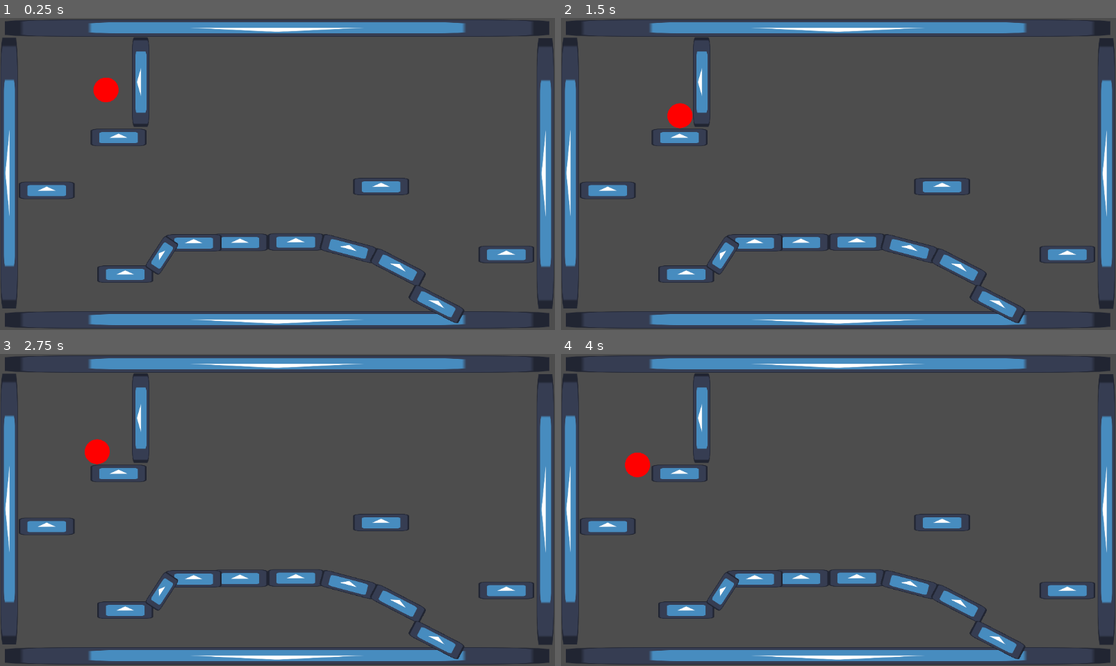
Above: before the commit, frames 1-4 (two rows, left to right).
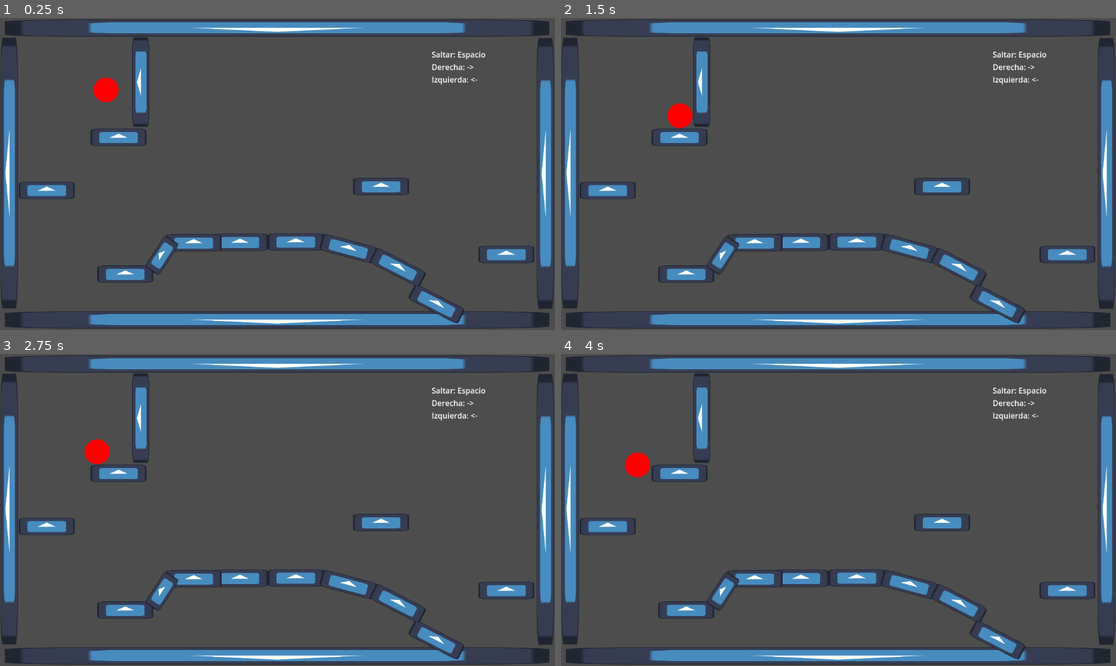
Above: after the commit, the same moments.

Repository: 4drian23/Reproducir-movimiento-en-Godot
Game: Godot game, scene res://Mundo/mundo.tscn
Two runs of this game, one before a commit and one after it. Both use one fixed random seed, a clock stepped at 60 frames per second and the inputs below. The engine's default icon, where the game draws it, is replaced by a stand-in: a white triangle on a blue panel in a dark square.
Inputs:
- Up to frame 1 (0.25 s): no input
- Up to frame 2 (1.5 s): tap Enter (ui_accept) at 0.5, 0.77 s; hold Right (ui_right) from 0.53 s (still down)
- Up to frame 3 (2.75 s): tap Enter (ui_accept) at 1.52 s; release Right (ui_right) at 2.03 s; hold Left (ui_left) from 2.03 s (still down)
- Up to frame 4 (4 s): release Left (ui_left) at 2.78 s; hold Right (ui_right) from 2.78 s (still down); tap Enter (ui_accept) at 3.02, 3.77 s

The runs differ from the first frame. In frame 1, 0.3% of the frame differs, in the area x 77-88%, y 10-22%; in frame 2, 0.3%; in frame 3, 0.3%; in frame 4, 0.3%.

Commit message:
UI agregado

Diff:
--- /dev/null
+++ b/Mundo/Label.gd
@@ -0,0 +1,11 @@
+extends Label
+
+
+# Called when the node enters the scene tree for the first time.
+func _ready():
+	$Comandos.text = "Saltar: Espacio" + "\n" + "Derecha: ->" + "\n" + "Izquierda: <-"
+
+
+# Called every frame. 'delta' is the elapsed time since the previous frame.
+func _process(delta):
+	pass
--- /dev/null
+++ b/Mundo/mundo.gd
@@ -0,0 +1,11 @@
+extends Node2D
+
+
+# Called when the node enters the scene tree for the first time.
+func _ready():
+	$Comandos.text = "Saltar: Espacio" + "\n" + "Derecha: ->" + "\n" + "Izquierda: <-"
+
+
+# Called every frame. 'delta' is the elapsed time since the previous frame.
+func _process(delta):
+	pass
--- a/Mundo/mundo.tscn
+++ b/Mundo/mundo.tscn
@@ -1,9 +1,11 @@
-[gd_scene load_steps=3 format=3 uid="uid://bigihkpkrr2cr"]
+[gd_scene load_steps=4 format=3 uid="uid://bigihkpkrr2cr"]
 
+[ext_resource type="Script" path="res://Mundo/mundo.gd" id="1_txdbq"]
 [ext_resource type="PackedScene" uid="uid://dbk4fcefa80ah" path="res://Plataformas/plataforma.tscn" id="1_uogqy"]
 [ext_resource type="PackedScene" uid="uid://dy4leq0nleie" path="res://Personaje/personaje.tscn" id="2_n21h7"]
 
 [node name="Mundo" type="Node2D"]
+script = ExtResource("1_txdbq")
 
 [node name="paredes" type="Node" parent="."]
 
@@ -94,3 +96,9 @@
 
 [node name="Personaje" parent="." instance=ExtResource("2_n21h7")]
 position = Vector2(220, 116)
+
+[node name="Comandos" type="Label" parent="."]
+offset_left = 896.0
+offset_top = 64.0
+offset_right = 1088.0
+offset_bottom = 178.0
